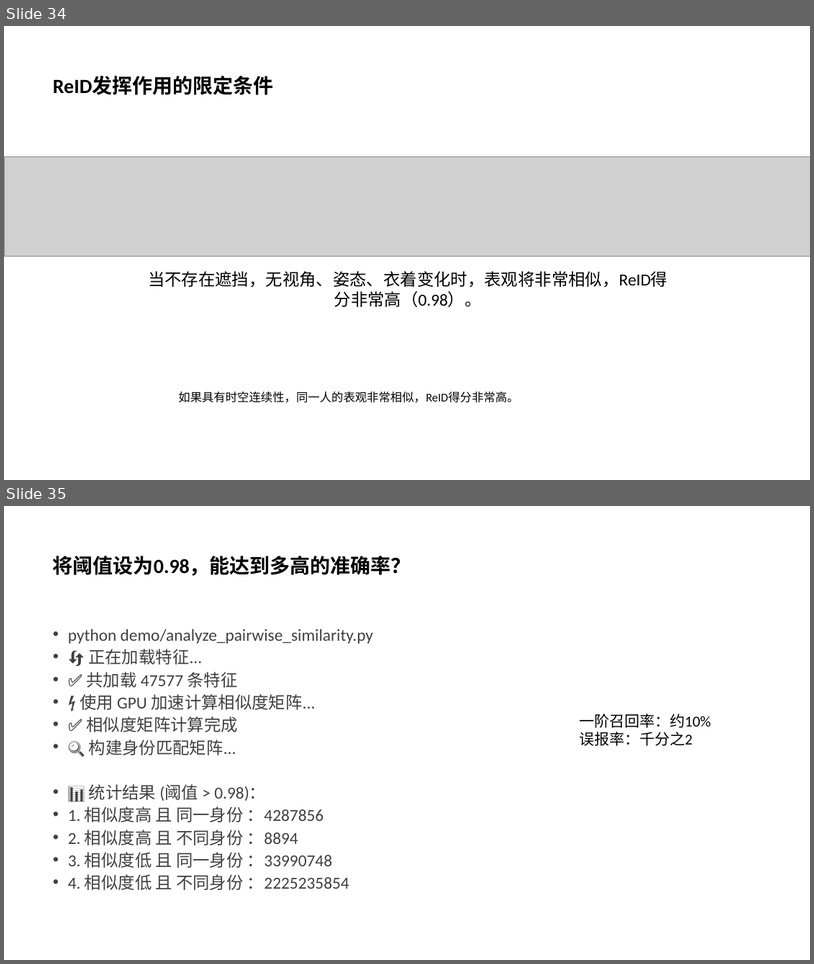
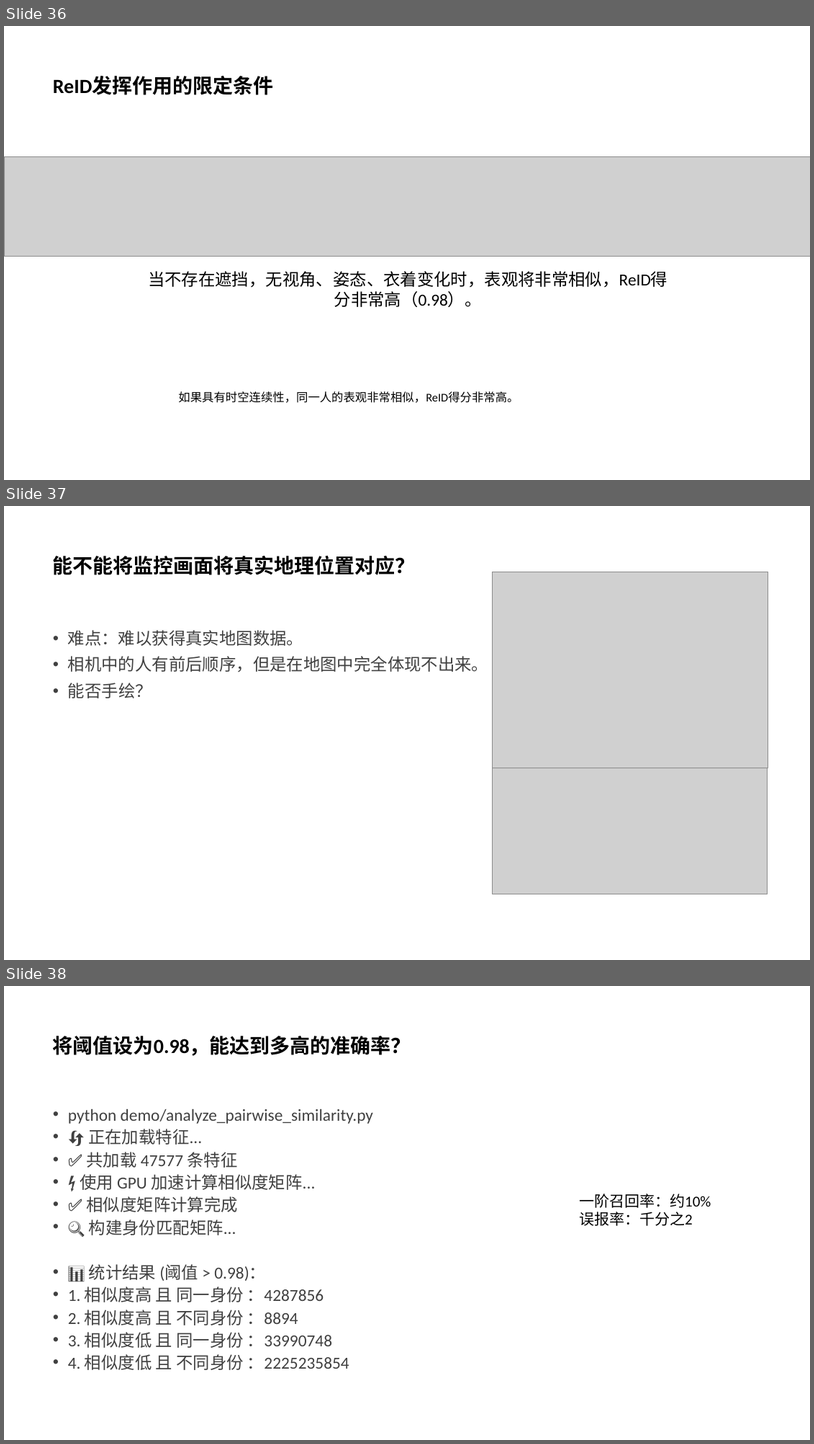
Before and after one commit to liandun110/fast-reid, a slide deck: ReID.pptx. Shown one above the other, each under a label of ours: slides 34 and 35 before the commit, slides 36, 37 and 38 after it. The pictures are 814x964 and 814x1444 pixels, drawn with LibreOffice and Linux fonts; fonts in the diff are those of the drawing; grey boxes stand for pictures. Boxes give left, top, right and bottom in pixels: in the first picture for what was removed or moved away, otherwise in the second. Text is boxed around its words. In the diff, an @@ line names an element or a change of style, - is before the commit and + after.

```diff
--- a/ReID.pptx
+++ b/ReID.pptx
@@ slide 37 added at [4,506,810,960], background #FFFFFF @@
@@ title added at [53,556,416,575], 24 pt, text #000000, bold @@
+能不能将监控画面将真实地理位置对应？
@@ picture added at [493,572,767,894] @@
@@ picture added at [493,572,769,767] @@
@@ text added at [68,630,489,698], 20 pt, text #404040 @@
+• 难点：难以获得真实地图数据。
+• 相机中的人有前后顺序，但是在地图中完全体现不出来。
+• 能否手绘？
@@ what was slide 34 is now slide 36 @@
@@ what was slide 35 is now slide 38 @@
```
Also in this commit, not shown: 5 other slides added, 3 slides removed, 1 other file.
